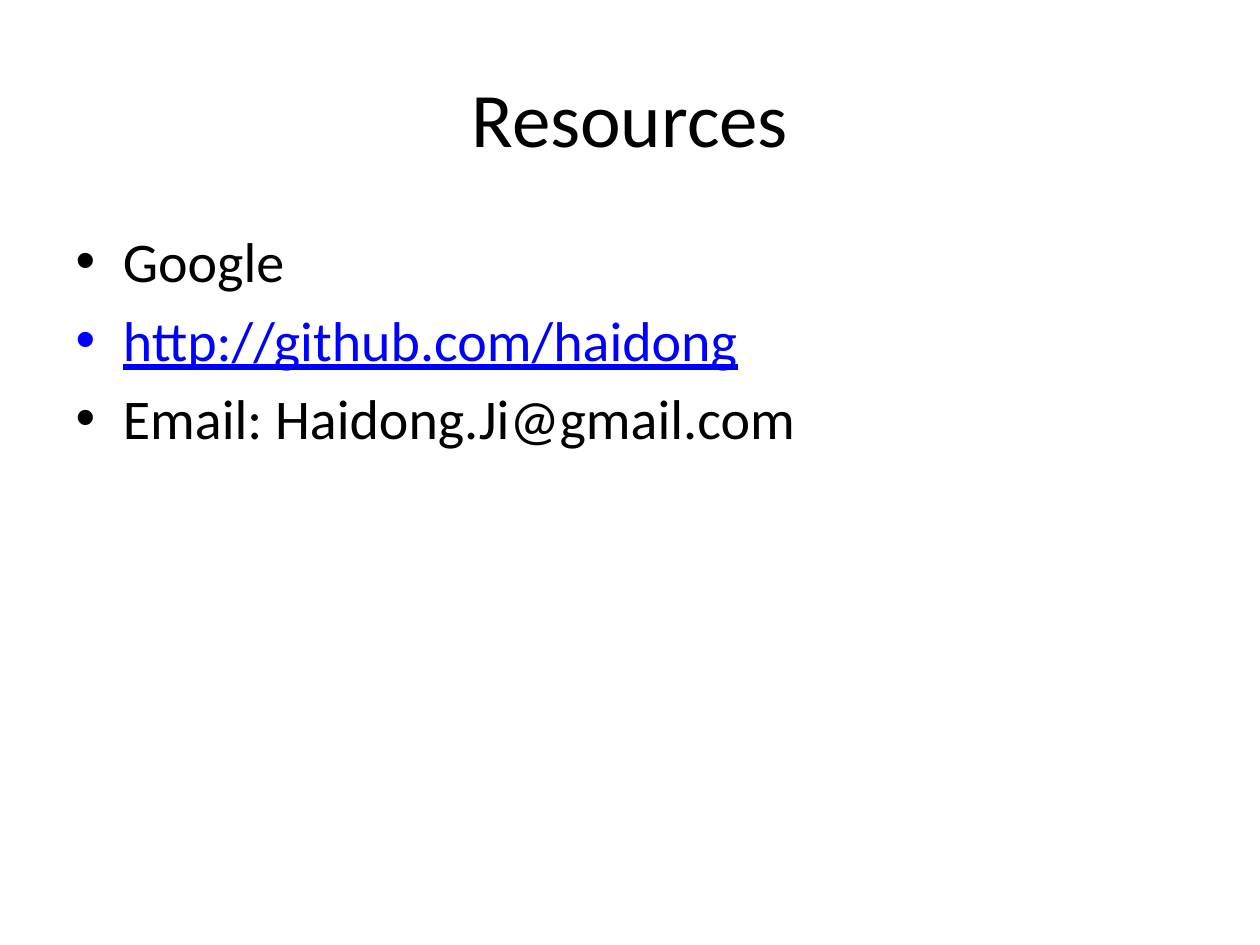
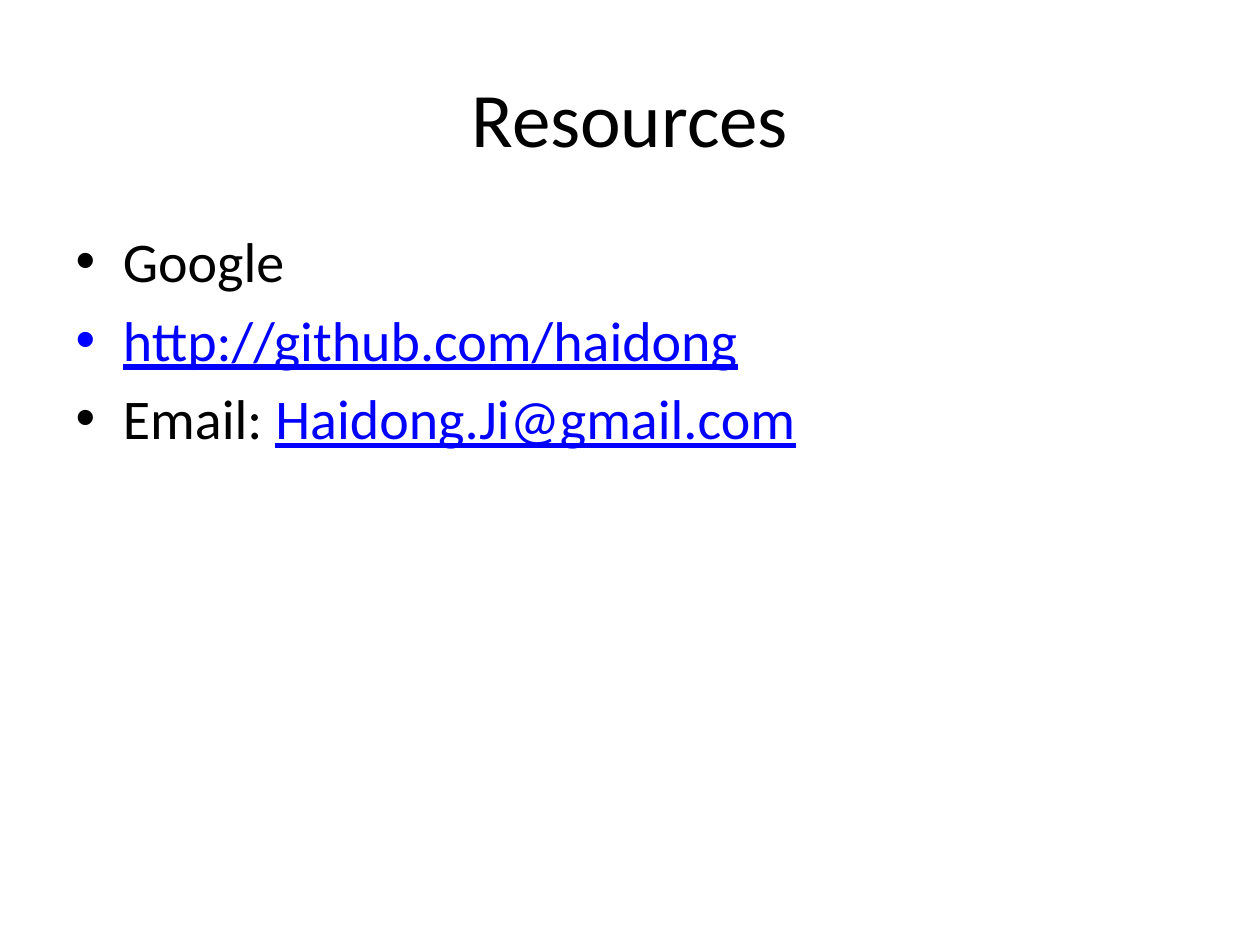
Before and after one commit to haidong/mssqlps, a slide deck: slide 9 of DBAMetrics/DBAMetricsAndThePowerOfAutomation.pptx. Drawn at 1260x945 pixels with LibreOffice and Linux fonts; fonts in the diff are those of the drawing. Boxes give left, top, right and bottom in pixels: in the first picture for what was removed or moved away, otherwise in the second. Text is boxed around its words. In the diff, an @@ line names an element or a change of style, - is before the commit and + after.

```diff
--- a/DBAMetrics/DBAMetricsAndThePowerOfAutomation.pptx
+++ b/DBAMetrics/DBAMetricsAndThePowerOfAutomation.pptx
@@ text at bbox=[123, 400, 795, 449]: text colour #000000 to #0000FF, underline on in "Haidong.Ji@gmail.com" @@
```
Also in this commit, not shown: 3 other slides changed.
